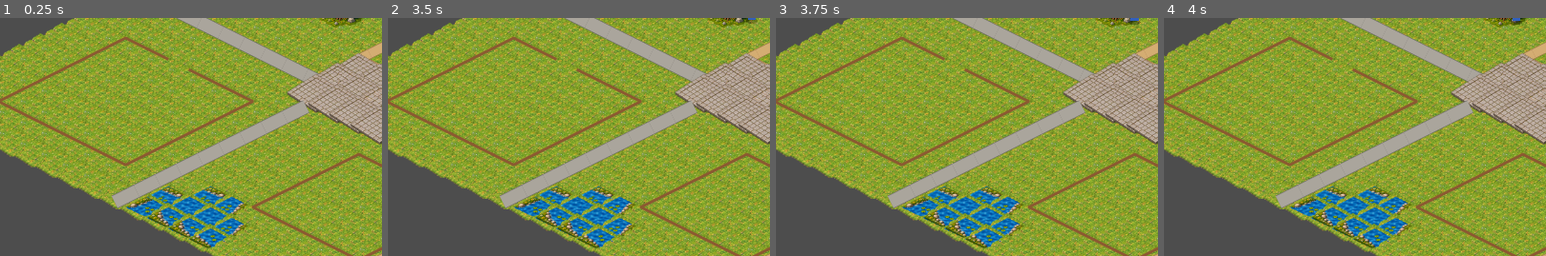
Above: before the commit, frames 1-4 (left to right).
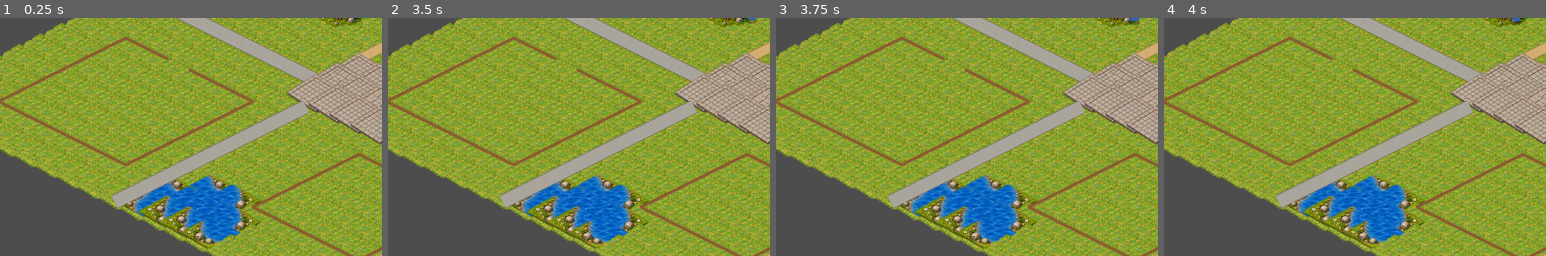
Above: after the commit, the same moments.

Repository: hkolberg/lille-gaardsliv
Game: Godot game, scene res://main.tscn
The game is run twice, just before and just after one commit, with the same random seed, the same clock (stepped at 60 frames per second) and the same inputs.
Inputs (mouse positions are % of the whole screen's width and height, from its top left):
- Up to frame 1 (0.25 s): no input
- Up to frame 2 (3.5 s): tap Enter at 0.5 s; move the mouse to (72, 48) at 0.52 s; hold D (move_right) 0.53-1.25 s; click (72, 48) at 0.67 s; drag from (30, 58) to (45, 74) at 1.27 s; move the mouse to (60, 30) at 2.02 s; hold D (move_right) 2.03-2.75 s; drag from (45, 74) to (20, 37) at 2.77 s
- Up to frame 3 (3.75 s): move the mouse to (80, 69) at 3.52 s; hold A (move_left) from 3.53 s (still down)
- Up to frame 4 (4 s): keep holding A (move_left)
The pictures show only the part of the screen within x 6-56%, y 36-86%; the shares and areas given below are measured in that part.

The runs differ from the first frame. In frame 1, 5.2% of the frame differs, in the area x 32-69%, y 65-97%; in frame 2, 5.2%; in frame 3, 5.2%; in frame 4, 5.2%.

Commit message:
Integrate gaardsliv_water_assets_v2 into game water renderer

Diff:
--- a/godot/main.gd
+++ b/godot/main.gd
@@ -13,6 +13,7 @@
 const ASSET_ROOT_V3 := "res://gaardsliv_assets_v3/"
 const ASSET_ROOT_V4 := "res://gaardsliv_assets_v4/"
 const ASSET_ROOT_WATERFIX := "res://gaardsliv_waterfix_v1/"
+const ASSET_ROOT_WATER_V2 := "res://gaardsliv_water_assets_v2/"
 const TILE_TEXTURE_ORIGIN := Vector2(48.0, 52.0)
 const PROP_TEXTURE_ORIGIN := Vector2(48.0, 108.0)
 
@@ -82,28 +83,28 @@
 		"plaza_variant_01_v4": load(ASSET_ROOT_V4 + "plazas/plaza_variant_01.png"),
 		"plaza_variant_02_v4": load(ASSET_ROOT_V4 + "plazas/plaza_variant_02.png"),
 
-		# WaterFix v1.1: normalized to the actual 64x32 game grid.
-		"water_plain_fix": load(ASSET_ROOT_WATERFIX + "water/base/water_center_plain.png"),
-		"water_rocks_fix": load(ASSET_ROOT_WATERFIX + "water/variants/water_center_rocks.png"),
-		"water_reeds_fix": load(ASSET_ROOT_WATERFIX + "water/variants/water_center_reeds.png"),
-		"water_lilies_fix": load(ASSET_ROOT_WATERFIX + "water/variants/water_center_lilies.png")
+		# New water asset pack.
+		"water_plain_v2": load(ASSET_ROOT_WATER_V2 + "water/base/water_center_plain.png"),
+		"water_rocks_small_v2": load(ASSET_ROOT_WATER_V2 + "water/base/water_center_rocks_small.png"),
+		"water_reeds_v2": load(ASSET_ROOT_WATER_V2 + "water/base/water_center_reeds.png"),
+		"water_lilies_v2": load(ASSET_ROOT_WATER_V2 + "water/base/water_center_lilies.png")
 	}
 
 	for suffix in ["n", "e", "s", "w", "ne", "nw", "se", "sw"]:
 		var prefix := "water_edge_" if suffix.length() == 1 else "water_corner_"
-		asset_textures["water_shore_%s_fix" % suffix] = load(
-			ASSET_ROOT_WATERFIX + "water/shores/%s%s.png" % [prefix, suffix]
+		asset_textures["water_shore_%s_v2" % suffix] = load(
+			ASSET_ROOT_WATER_V2 + "water/shores/%s%s.png" % [prefix, suffix]
 		)
 
 	for suffix in ["ne", "nw", "se", "sw"]:
-		asset_textures["water_inner_%s_fix" % suffix] = load(
-			ASSET_ROOT_WATERFIX + "water/shores/water_inner_%s.png" % suffix
+		asset_textures["water_inner_%s_v2" % suffix] = load(
+			ASSET_ROOT_WATER_V2 + "water/shores/water_inner_%s.png" % suffix
 		)
 
-	asset_textures["water_edge_n_rocks_fix"] = load(ASSET_ROOT_WATERFIX + "water/variants/water_edge_n_rocks.png")
-	asset_textures["water_edge_e_reeds_fix"] = load(ASSET_ROOT_WATERFIX + "water/variants/water_edge_e_reeds.png")
-	asset_textures["water_ford_ns_fix"] = load(ASSET_ROOT_WATERFIX + "water/crossings/water_ford_rocks_ns.png")
-	asset_textures["water_ford_ew_fix"] = load(ASSET_ROOT_WATERFIX + "water/crossings/water_ford_rocks_ew.png")
+	asset_textures["water_edge_n_rocks_v2"] = load(ASSET_ROOT_WATER_V2 + "water/variants/water_edge_n_rocks.png")
+	asset_textures["water_edge_e_reeds_v2"] = load(ASSET_ROOT_WATER_V2 + "water/variants/water_edge_e_reeds.png")
+	asset_textures["water_rocks_large_v2"] = load(ASSET_ROOT_WATER_V2 + "water/variants/water_center_rocks_large.png")
+	asset_textures["water_rocks_cluster_v2"] = load(ASSET_ROOT_WATER_V2 + "water/variants/water_center_rocks_cluster.png")
 
 	# Keep v2 road textures available as emergency fallback while roads remain geometric.
 	for prefix in ["cobble", "gravel"]:
@@ -472,31 +473,38 @@
 	return x >= 0 and y >= 0 and x < GRID_W and y < GRID_H and tiles[y][x].category == "water"
 
 func _water_texture_key(x: int, y: int) -> String:
-	# Structural shoreline selection only. No decorative randomness in this
-	# validation build: first verify scale, rotation and seams.
 	var land_mask := 0
 	if not _is_water(x, y - 1): land_mask |= Dir.N
 	if not _is_water(x + 1, y): land_mask |= Dir.E
 	if not _is_water(x, y + 1): land_mask |= Dir.S
 	if not _is_water(x - 1, y): land_mask |= Dir.W
 
-	# WaterFix filenames follow the documented asset-diamond directions.
+	# Current renderer uses the established grid-to-asset rotation.
 	var asset_mask := _grid_mask_to_asset_mask(land_mask)
 
 	match asset_mask:
-		0: return "water_plain_fix"
-		Dir.N: return "water_shore_n_fix"
-		Dir.E: return "water_shore_e_fix"
-		Dir.S: return "water_shore_s_fix"
-		Dir.W: return "water_shore_w_fix"
-		Dir.N | Dir.E: return "water_shore_ne_fix"
-		Dir.N | Dir.W: return "water_shore_nw_fix"
-		Dir.S | Dir.E: return "water_shore_se_fix"
-		Dir.S | Dir.W: return "water_shore_sw_fix"
-
-	# The current example pond does not need opposite-edge or 3/4-edge cases.
-	# Use plain water rather than a visually incorrect structural asset.
-	return "water_plain_fix"
+		0:
+			# Mostly plain water; occasional interior decoration only.
+			var variant := (x * 19 + y * 37) % 20
+			if variant == 0:
+				return "water_rocks_small_v2"
+			elif variant == 1:
+				return "water_reeds_v2"
+			elif variant == 2:
+				return "water_lilies_v2"
+			return "water_plain_v2"
+		Dir.N: return "water_shore_n_v2"
+		Dir.E: return "water_shore_e_v2"
+		Dir.S: return "water_shore_s_v2"
+		Dir.W: return "water_shore_w_v2"
+		Dir.N | Dir.E: return "water_shore_ne_v2"
+		Dir.N | Dir.W: return "water_shore_nw_v2"
+		Dir.S | Dir.E: return "water_shore_se_v2"
+		Dir.S | Dir.W: return "water_shore_sw_v2"
+
+	# Opposite-edge and 3/4-edge cases are deliberately conservative until
+	# these atlas directions have been visually verified in gameplay.
+	return "water_plain_v2"
 
 func _draw_forest_prop(x: int, y: int) -> void:
 	var c := _iso(x, y)
